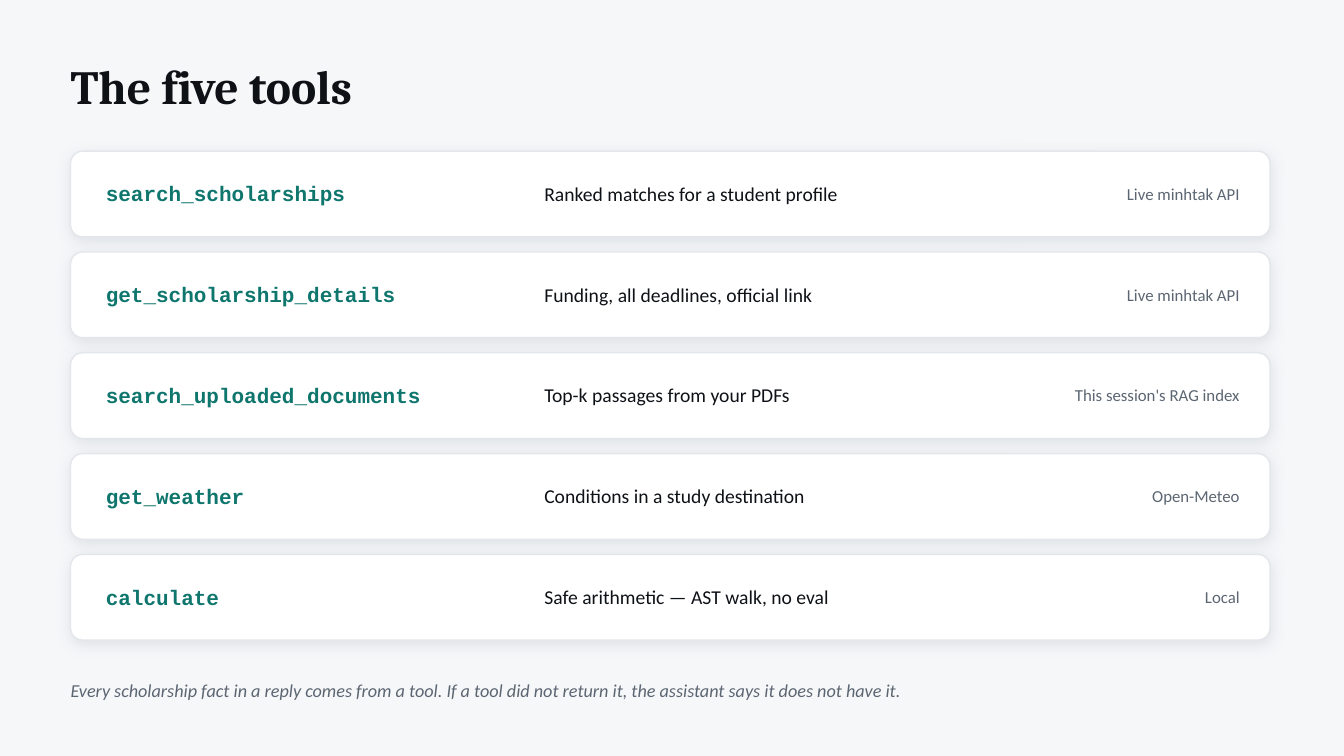
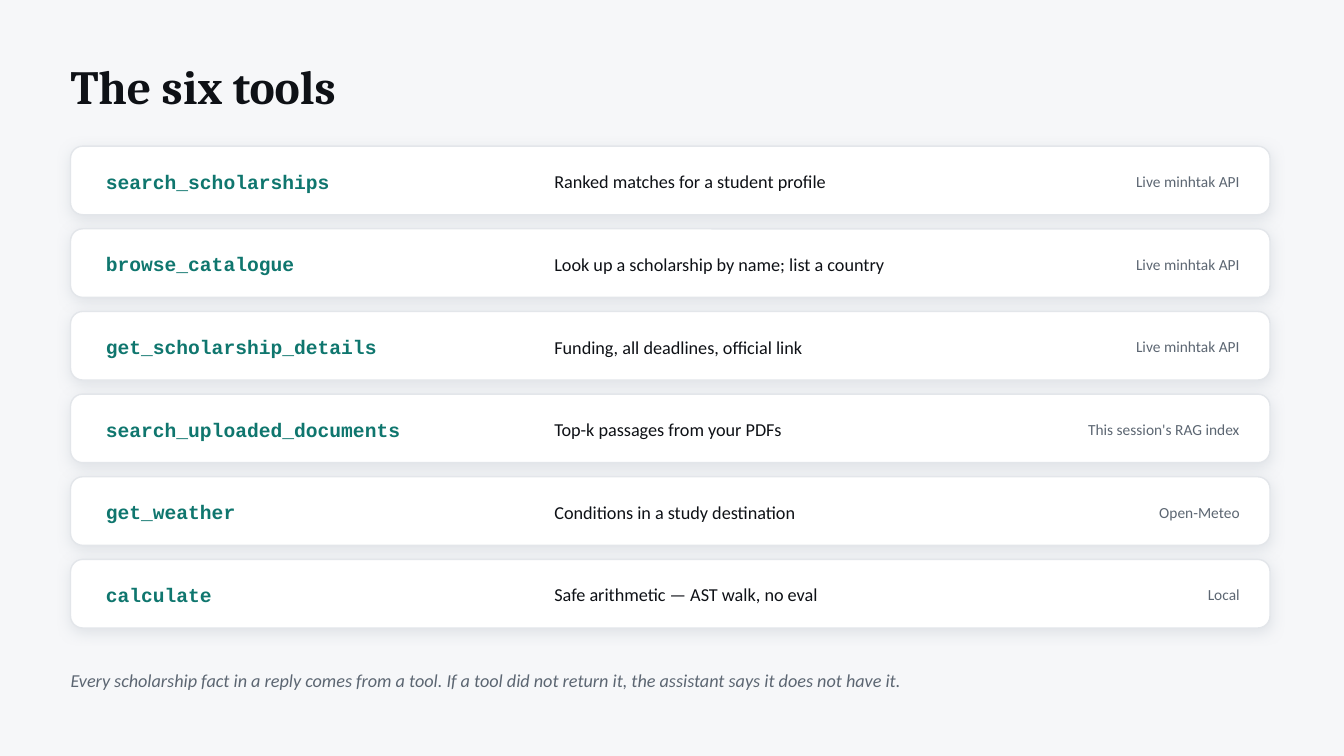
Before and after one commit to abdelrahmanAdwan/minhtak-assistant, a slide deck: slide 5 of docs/minhtak-assistant-presentation.pptx. Drawn at 1344x756 pixels with LibreOffice and Linux fonts; fonts in the diff are those of the drawing. Boxes give left, top, right and bottom in pixels: in the first picture for what was removed or moved away, otherwise in the second. Text is boxed around its words. In the diff, an @@ line names an element or a change of style, - is before the commit and + after.

Commit message:
docs: sync tool count to 6, repo links to renamed repo, add browse_catalogue to deck
- README/LinkedIn/deck: 5 -> 6 tools; deck tools slide gains the
  browse_catalogue row (layout retightened, footer clear, validated)
- repo links drop the trailing hyphen (repo was renamed to minhtak-assistant)

```diff
--- a/docs/minhtak-assistant-presentation.pptx
+++ b/docs/minhtak-assistant-presentation.pptx
@@ text at (71,71,336,105): text changed @@
-The five tools
+The six tools
@@ rounded rectangle: place and size @@
-rounded rectangle at (71,151,1270,237)
+rounded rectangle at (71,146,1270,215)
@@ text "search_scholarships": place and size @@
-text "search_scholarships" at (106,186,345,206)
+text "search_scholarships" at (106,175,330,193)
@@ text "Ranked matches for a student ...": place and size @@
-text "Ranked matches for a student ..." at (544,187,838,204)
+text "Ranked matches for a student ..." at (554,175,826,191)
@@ text "Live minhtak API": place and size @@
-text "Live minhtak API" at (1127,188,1240,200)
+text "Live minhtak API" at (1136,176,1240,187)
@@ rounded rectangle: place and size @@
-rounded rectangle at (71,252,1270,338)
+rounded rectangle at (71,229,1270,297)
@@ text added at (106,258,294,275), 14 pt, text #0F766E, bold @@
+browse_catalogue
@@ text added at (554,258,884,274), 13 pt, text #0E1116 @@
+Look up a scholarship by name; list a country
@@ text "Live minhtak API": place and size @@
-text "Live minhtak API" at (1127,289,1240,301)
+text "Live minhtak API" at (1136,259,1240,270)
@@ rounded rectangle: place and size @@
-rounded rectangle at (71,353,1270,439)
+rounded rectangle at (71,312,1270,380)
@@ size 15 to 14 pt in 5 elements at (106,175,330,193), (106,588,212,603), (106,506,235,523), (106,423,400,441), (106,340,377,358) @@
@@ text "get_scholarship_details": place and size @@
-text "get_scholarship_details" at (106,287,395,307)
+text "get_scholarship_details" at (106,340,377,358)
@@ size 14 to 13 pt in 5 elements at (554,175,826,191), (554,588,818,603), (554,506,795,522), (554,423,782,439), (554,341,802,357) @@
@@ text "Funding, all deadlines, official link": place and size @@
-text "Funding, all deadlines, official link" at (544,288,812,306)
+text "Funding, all deadlines, official link" at (554,341,802,357)
@@ text added at (1136,341,1240,352), 11 pt, text #5C6672 @@
+Live minhtak API
@@ rounded rectangle: place and size @@
-rounded rectangle at (71,454,1270,539)
+rounded rectangle at (71,394,1270,463)
@@ text "search_uploaded_documents": place and size @@
-text "search_uploaded_documents" at (106,388,421,408)
+text "search_uploaded_documents" at (106,423,400,441)
@@ text "Top-k passages from your PDFs": place and size @@
-text "Top-k passages from your PDFs" at (544,388,790,406)
+text "Top-k passages from your PDFs" at (554,423,782,439)
@@ size 12 to 11 pt in 5 elements at (1136,176,1240,187), (1136,259,1240,270), (1208,589,1240,600), (1159,508,1239,521), (1088,424,1240,435) @@
@@ text "This session's RAG index": place and size @@
-text "This session's RAG index" at (1075,389,1240,401)
+text "This session's RAG index" at (1088,424,1240,435)
@@ proportions changed in 5 elements at (71,146,1270,215), (71,229,1270,297), (71,312,1270,380), (71,394,1270,463), (71,477,1270,545) @@
@@ rounded rectangle: place and size @@
-rounded rectangle at (71,555,1270,640)
+rounded rectangle at (71,477,1270,545)
@@ text "get_weather": place and size @@
-text "get_weather" at (106,489,244,509)
+text "get_weather" at (106,506,235,523)
@@ text "Conditions in a study destination": place and size @@
-text "Conditions in a study destination" at (544,489,805,506)
+text "Conditions in a study destination" at (554,506,795,522)
@@ text "Open-Meteo": place and size @@
-text "Open-Meteo" at (1152,491,1239,505)
+text "Open-Meteo" at (1159,508,1239,521)
@@ rounded rectangle added at (71,560,1270,628), fill #FFFFFF, outline #E3E6EA 1 pt @@
@@ text "Safe arithmetic — AST walk, ...": place and size @@
-text "Safe arithmetic — AST walk, ..." at (544,590,828,607)
+text "Safe arithmetic — AST walk, ..." at (554,588,818,603)
@@ text "Every scholarship fact in a ...": place and size @@
-text "Every scholarship fact in a ..." at (71,684,901,700)
+text "Every scholarship fact in a ..." at (71,674,901,690)
```
Also in this commit, not shown: 2 other slides changed, 2 other files.
